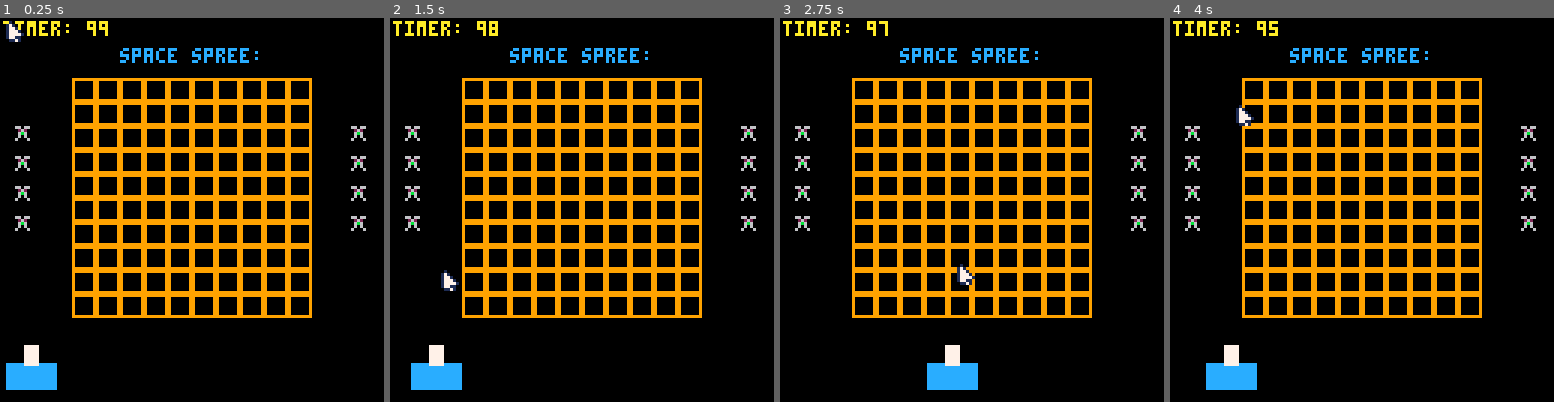
Above: before the commit, frames 1-4 (left to right).
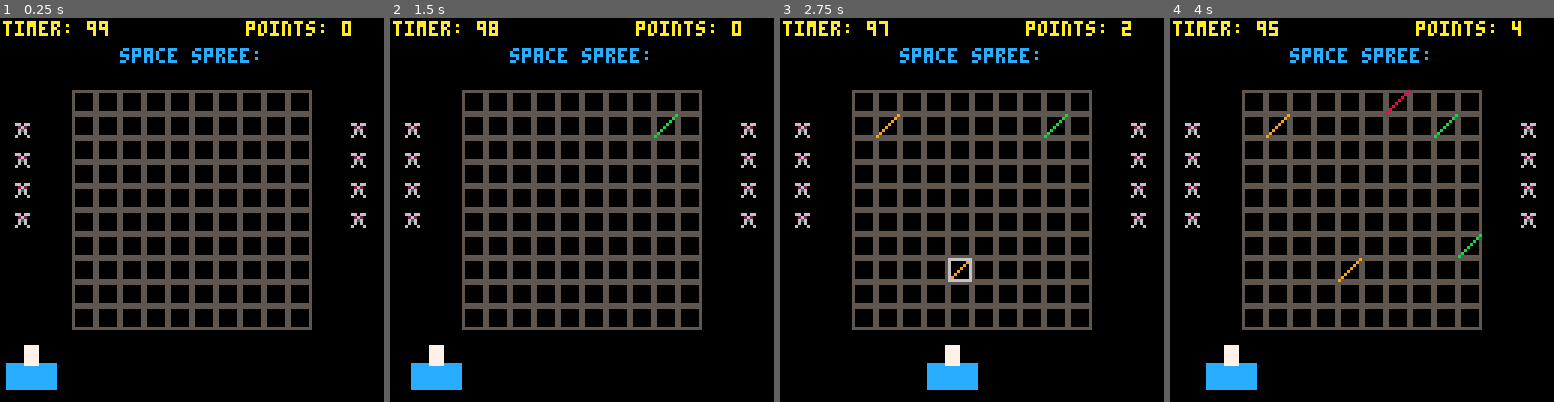
Above: after the commit, the same moments.

Repository: Braendmanden/Group-4-kodning
Game: PICO-8 cartridge space spree.p8
The game is run twice, just before and just after one commit, with the same random seed, the same clock (stepped at 60 frames per second) and the same inputs.
Inputs (mouse positions are in pixels of both pictures, inside the frame that each line leads up to):
- Up to frame 1 (0.25 s): no input
- Up to frame 2 (1.5 s): click (670, 121) at 0.67 s; tap O (Z key) at 0.7 s; click (436, 267) at 1.22 s
- Up to frame 3 (2.75 s): tap O (Z key) at 1.7, 2.1, 2.5 s; click (887, 114) at 1.77 s; click (952, 259) at 2.32 s
- Up to frame 4 (4 s): click (1404, 106) at 2.87 s; tap O (Z key) at 2.9, 3.3, 3.7 s; click (1465, 256) at 3.42 s; click (1231, 102) at 3.97 s

The runs differ from the first frame. In frame 1, 26% of the frame differs, in the area x 1-96%, y 0-82%; in frame 2, 26%, in the area x 3-96%, y 0-82%; in frame 3, 26%; in frame 4, 26%.

Commit message:
Update space spree.p8

Diff:
--- a/space spree.p8
+++ b/space spree.p8
@@ -1,68 +1,139 @@
 pico-8 cartridge // http://www.pico-8.com
 version 43
 __lua__
+function randomize_grid()
+	for x = 0, 9 do
+		for y = 0, 9 do
+			grid[x][y] = flr(rnd(4))
+		end
+	end
+end
+
 function _init()
-	tilesize = 8  --size of tiles
-	offset_x = 24 --x offset of grid
-	offset_y = 20 --y offset of grid
-	border_col = 9 --color of the grid
 	grid = {}
-	for x = 1, 10 do
-	grid[x] = {}
-	for y = 1, 10 do
-	grid[x][y] = 0
-	revealed = false --our bool checking if a tile has been revealed, set to false
+	revealed = {}
+	for x = 0, 9 do
+		grid[x] = {}
+		revealed[x] = {}
+		for y = 0, 9 do
+			grid[x][y] = 0
+			revealed[x][y] = false
+		end
 	end
-	end
+
+	randomize_grid()
+
 	poke(0x5f2d, 1)
 	cannon_x = 64
 	cannon_y = 115
-	position=100
-	timer=3000
-	true_timer=0
-
+	timer = 3000
+	true_timer = 0
+	point_counter = 0
+	prev_mouse_down = false
 end
 
 function _update()
-	mx = stat(32) --mouse cursor x posttion
-	my =	stat(33) --mouse cursor y position
-	prev_btn =	stat(34) --button held
-	local col = flr(mx-offset_x)/(tilesize)+1
-	local row = flr(my-offset_y)/(tilesize)+1
-	if (timer>0) then
-	timer=timer-1
-	true_timer=flr(timer/30)
- local mouse_x = stat(32)
- cannon_x = mid(10, mouse_x, 117)
+	if (timer > 0) then
+		timer = timer - 1
+		true_timer = flr(timer / 30)
+
+		-- mouse controls
+		local mouse_x = stat(32)
+		local mouse_y = stat(33)
+		cannon_x = mid(10, mouse_x, 117)
+
+		-- click detection
+		local cols = 10
+		local rows = 10
+		local cell_size = 8
+		local grid_w = cols * cell_size
+		local grid_h = rows * cell_size
+		local start_x = flr((128 - grid_w) / 2)
+		local start_y = flr((128 - grid_h) / 2)
+
+		local hover_x = flr((mouse_x - start_x) / cell_size)
+		local hover_y = flr((mouse_y - start_y) / cell_size)
+
+
+		local mouse_down = (stat(34) > 0)
+		local clicked = (mouse_down and not prev_mouse_down) or btnp(4)
+		prev_mouse_down = mouse_down
+
+		if clicked then
+			if hover_x >= 0 and hover_x <= 9 and hover_y >= 0 and hover_y <= 9 then
+				-- only reveal and add points if it hasn't been clicked yet
+				if not revealed[hover_x][hover_y] then
+					revealed[hover_x][hover_y] = true
+					point_counter = point_counter + grid[hover_x][hover_y]
+				end
+			end
+		end
 	end
 end
 
 function _draw()
 	cls()
-	spr(1,4,64) --l alien guy
-	spr(1,4,54) --l one more
-	spr(1,4,44) --l one more
-	spr(1,4,34) --l one more
-	spr(1,116,64) --r one more
-	spr(1,116,54) --r one more
-	spr(1,116,44) --r one more
-	spr(1,116,34) --r one more
-	print("timer: "..true_timer,1,1,10)
-	print("space spree:",40,10,12) //title card
+	spr(1, 4, 64) --alien guy
+	spr(1, 4, 54) --one more
+	spr(1, 4, 44) --one more
+	spr(1, 4, 34) --one more
+	spr(1, 116, 64) --one more
+	spr(1, 116, 54) --one more
+	spr(1, 116, 44) --one more
+	spr(1, 116, 34) --one more
 
---cannon body
-	rectfill(cannon_x-8, cannon_y, cannon_x+8, cannon_y+8, 12)
+	-- ui text
+	print("timer: "..true_timer, 1, 1, 10)
+	print("points: "..point_counter, 82, 1, 10)
 
---cannon barrel
-	rectfill(cannon_x-2, cannon_y-6, cannon_x+2, cannon_y, 7)
-		for x = 1, 10 do
-		for y = 1, 10 do
-		local px = offset_x+(x-1)*tilesize
-		local py = offset_y+(y-1)*tilesize
-		rect(px, py, px + tilesize-1, py +tilesize-1, border_col)
-  spr(2,mx,my) --cursor
+	print("space spree:", 40, 10, 12) --title card
+
+	--cannon body
+	rectfill(cannon_x - 8, cannon_y, cannon_x + 8, cannon_y + 8, 12)
+
+	--cannon barrel
+	rectfill(cannon_x - 2, cannon_y - 6, cannon_x + 2, cannon_y, 7)
+
+	-- grid setup
+	local cols = 10
+	local rows = 10
+	local cell_size = 8
+	local grid_w = cols * cell_size
+	local grid_h = rows * cell_size
+	local start_x = flr((128 - grid_w) / 2)
+	local start_y = flr((128 - grid_h) / 2)
+
+	-- get mouse position
+	local mouse_x = stat(32)
+	local mouse_y = stat(33)
+	local hover_x = flr((mouse_x - start_x) / cell_size)
+	local hover_y = flr((mouse_y - start_y) / cell_size)
+
+	-- color palette mapping for points (just for visualizing right now)
+	local val_colors = {11, 9, 8, 14}
+
+	for x = 0, cols - 1 do
+		for y = 0, rows - 1 do
+			local px = start_x + (x * cell_size)
+			local py = start_y + (y * cell_size)
+
+			-- draw base grid square box
+			rect(px, py, px + cell_size - 1, py + cell_size - 1, 5)
+
+			-- if the cell has been draw top-right to bottom-left line in value color
+			if revealed[x][y] then
+				local val = grid[x][y]
+				local col = val_colors[val + 1]
+				-- top-right (px + 7, py) to bottom-left (px, py + 7)
+				line(px + cell_size - 1, py, px, py + cell_size - 1, col)
+			end
+
+			-- cell outline
+			if x == hover_x and y == hover_y then
+				rect(px, py, px + cell_size - 1, py + cell_size - 1, 6)
+			end
 		end
-		end
+	end
 end
 
 
Not shown, changed: 136 lines of the sprite sheet (__gfx__) section of space spree.p8
Not shown, changed: the thumbnail (__label__) section of space spree.p8
